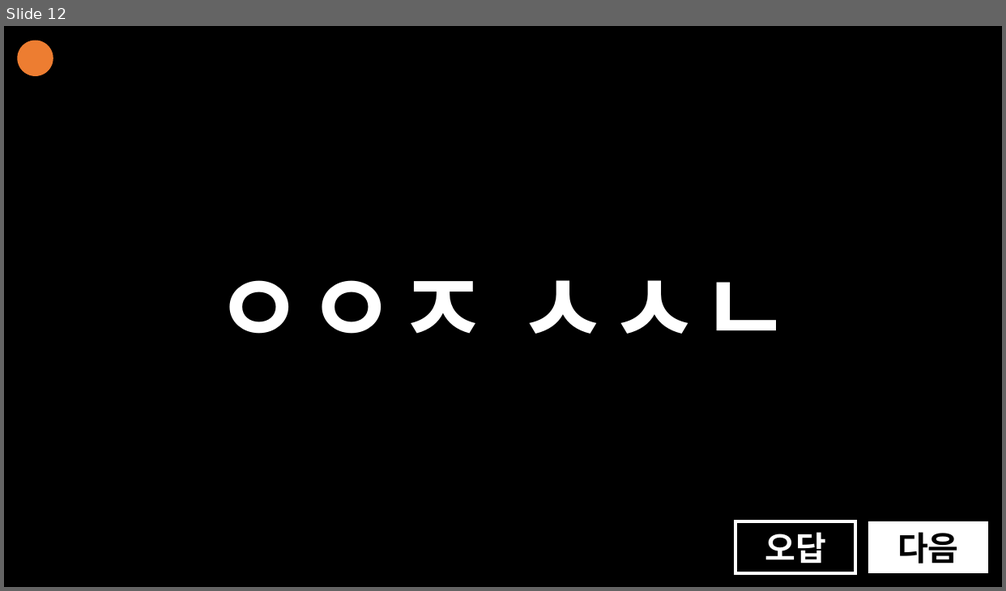
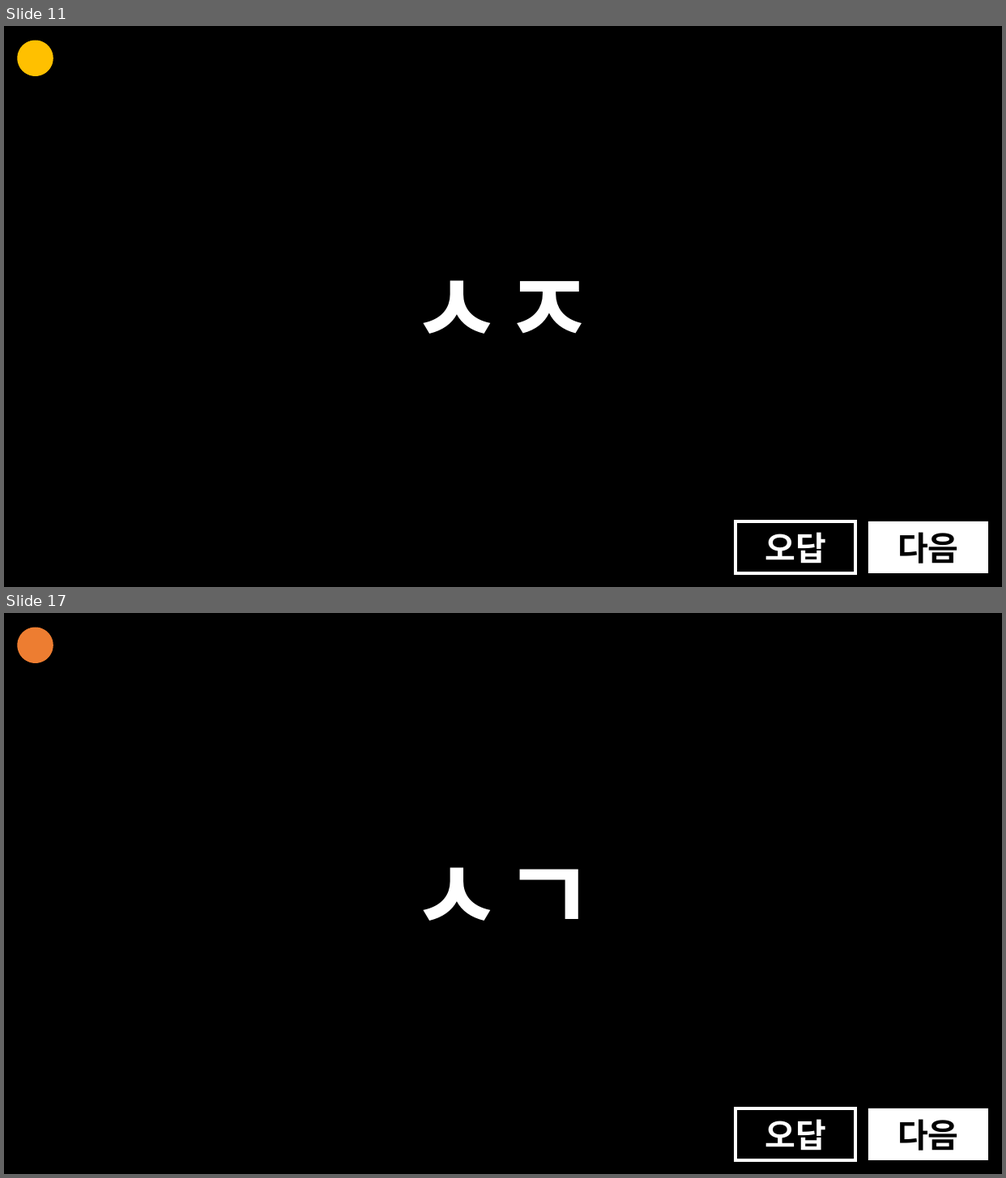
Before and after one commit to mangojun/essay-ppt, a slide deck: ppt/초성 이어 맞추기.pptx. Shown one above the other, each under a label of ours: slide 12 before the commit, slides 11 and 17 after it; the slides between them are not shown. The pictures are 1006x591 and 1006x1178 pixels, drawn with LibreOffice and Linux fonts; fonts in the diff are those of the drawing. Boxes give left, top, right and bottom in pixels: in the first picture for what was removed or moved away, otherwise in the second. Text is boxed around its words. In the diff, an @@ line names an element or a change of style, - is before the commit and + after.

```diff
--- a/ppt/초성 이어 맞추기.pptx
+++ b/ppt/초성 이어 맞추기.pptx
@@ slide 17 added at box(4, 613, 1002, 1174), background #000000 @@
@@ ellipse added at box(18, 628, 53, 663), fill #ED7D31 @@
@@ text added at box(411, 867, 595, 921), 96 pt, text #FFFFFF, bold @@
+ㅅㄱ
@@ rectangle added at box(735, 1109, 855, 1161), fill #000000, outline #FFFFFF 3 pt, 32 pt, text #FFFFFF, bold @@
+오답
@@ rectangle added at box(868, 1109, 988, 1161), fill #FFFFFF, 32 pt, text #000000, bold @@
+다음
@@ what was slide 12 is now slide 11 @@
@@ slide 11 changed as well @@
@@ ellipse at box(18, 41, 53, 76): fill #ED7D31 to #FFC000 @@
@@ text at box(411, 280, 595, 334): text changed @@
-ㅇㅇㅈ ㅅㅅㄴ
+ㅅㅈ
```
Also in this commit, not shown: 7 other slides changed, 11 other slides added.
